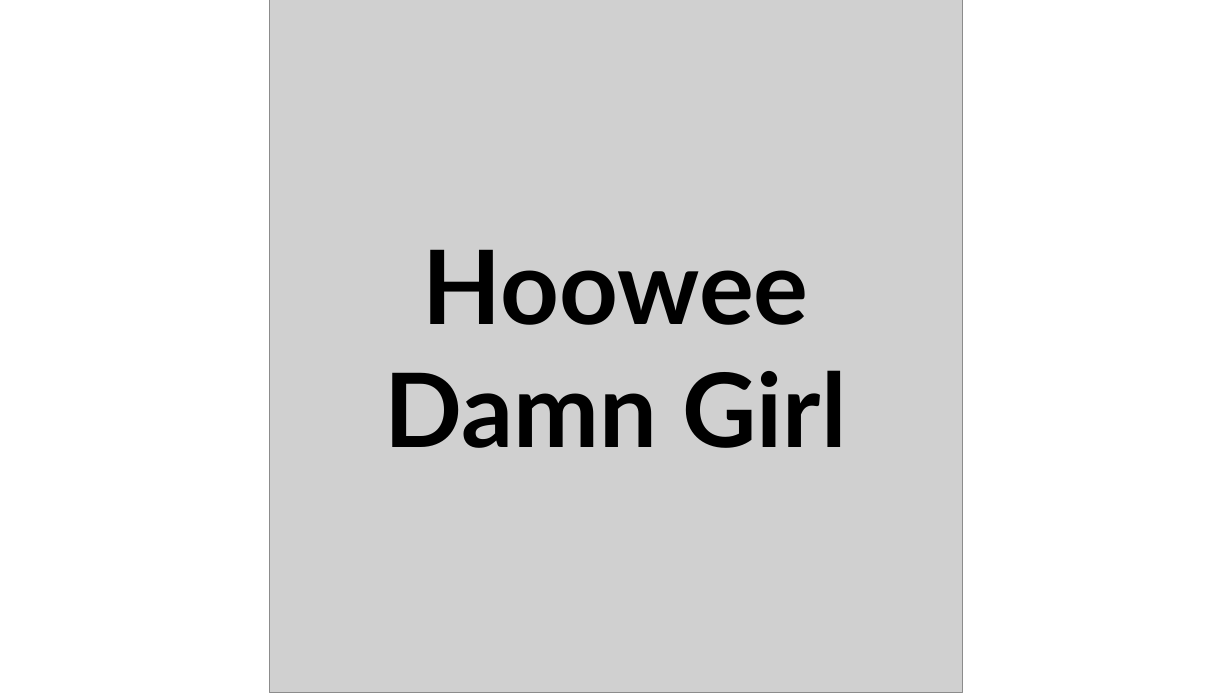
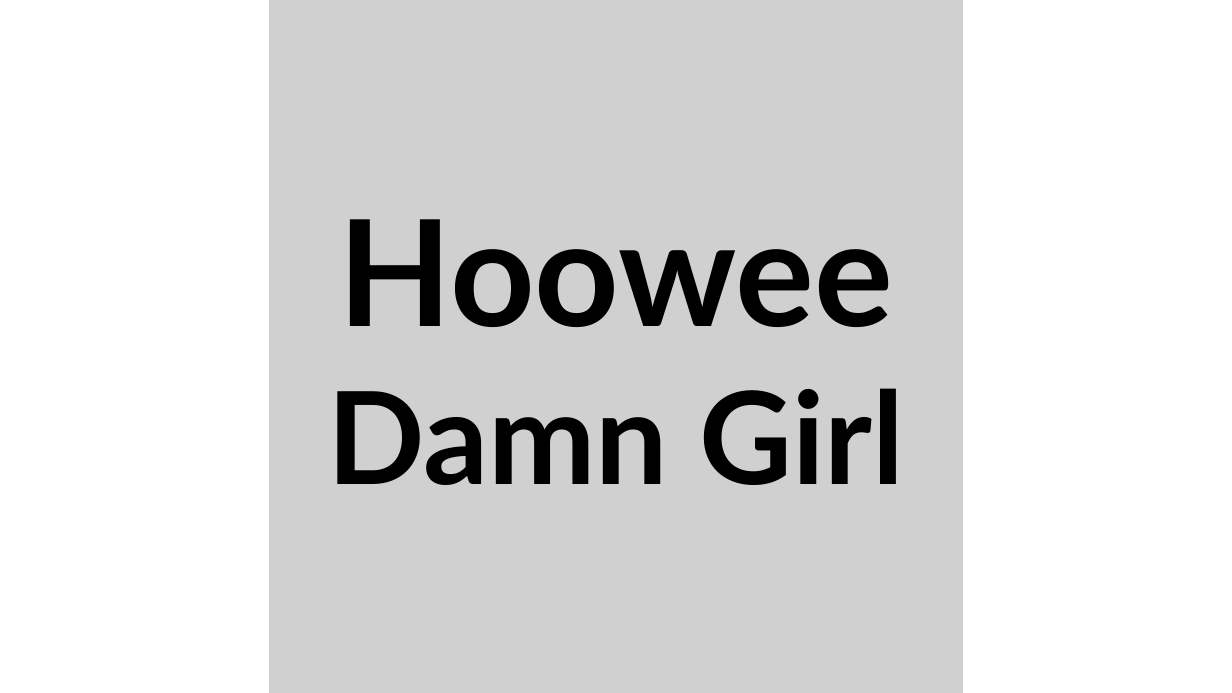
Before and after one commit to TomerRonen34/ton_soundboard, a slide deck: slide 6 of ton_soundboard/static/editing buttons.pptx. Drawn at 1232x693 pixels with LibreOffice and Linux fonts; fonts in the diff are those of the drawing; grey boxes stand for pictures. Boxes give left, top, right and bottom in pixels: in the first picture for what was removed or moved away, otherwise in the second. Text is boxed around its words. In the diff, an @@ line names an element or a change of style, - is before the commit and + after.

```diff
--- a/ton_soundboard/static/editing buttons.pptx
+++ b/ton_soundboard/static/editing buttons.pptx
@@ text at box(327, 219, 904, 485): text changed; size 80 to 100 pt @@
-Hoowee
-Damn Girl
+Hoowee
+Damn Girl
```
Also in this commit, not shown: 8 other slides changed, 1 slide added, 1 slide removed, 14 other files.
